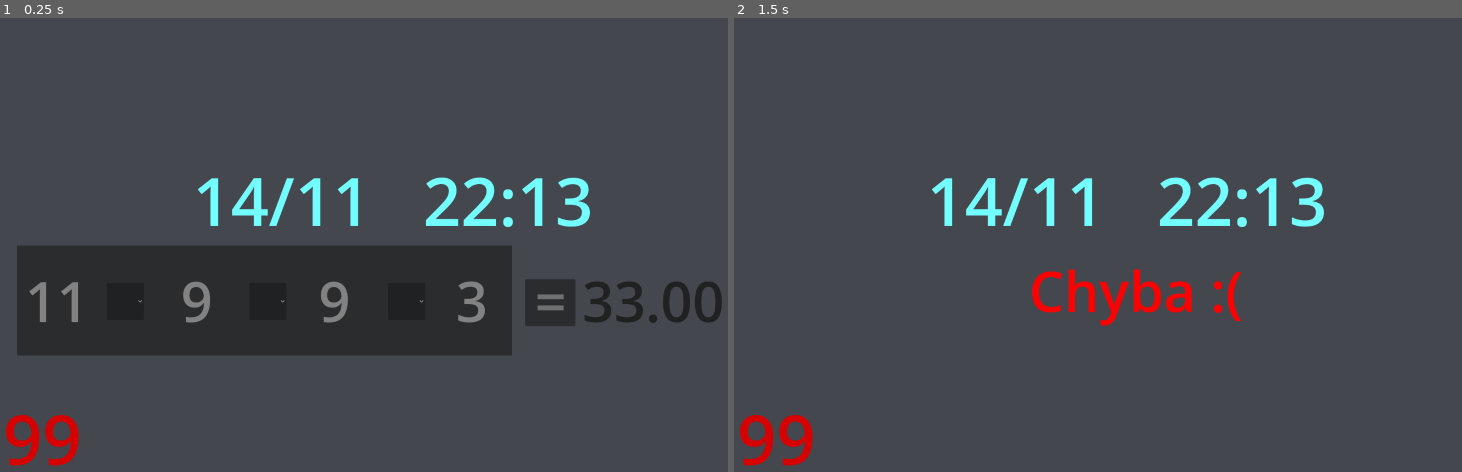
Above: before the commit, frames 1-2 (left to right).
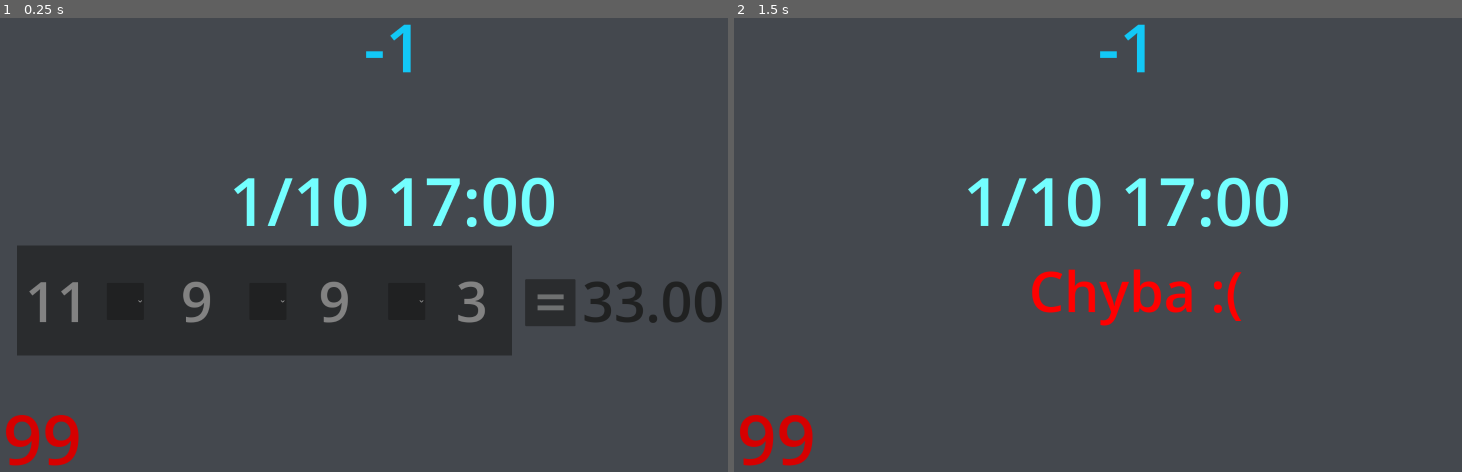
Above: after the commit, the same moments.

Repository: Tabor-Mladych-Matematiku/tmm-tunneling
Game: Godot game, scene res://math.tscn
The game is run twice, just before and just after one commit, with the same random seed, the same clock (stepped at 60 frames per second) and the same inputs. This scene is started directly instead of the project's main scene.
Inputs:
- Up to frame 1 (0.25 s): no input
- Up to frame 2 (1.5 s): click "=" at 0.5 s; tap Enter at 1.25 s

The runs differ from the first frame. In frame 1, 2.4% of the frame differs, in the area x 27-82%, y 1-47%; in frame 2, 2.4%.
Error after the commit: Invalid type in function 'set_text' in base 'Label'. Cannot convert argument 1 from int to String. (res://timer_label.gd:10)

Commit message:
Adduju cursed věci

Diff:
--- a/tunneling-client/calcEngine.gd
+++ b/tunneling-client/calcEngine.gd
@@ -11,14 +11,6 @@
 
 static var maxValue = 12
 
-# Called when the node enters the scene tree for the first time.
-func _ready() -> void:
-	pass # Replace with function body.
-
-
-# Called every frame. 'delta' is the elapsed time since the previous frame.
-func _process(delta: float) -> void:
-	pass
 
 func getExprString(nums, ops) -> String:
 	var s = str(nums[0]) + ".0"
--- a/tunneling-client/math.tscn
+++ b/tunneling-client/math.tscn
@@ -40,31 +40,19 @@
 horizontal_alignment = 1
 vertical_alignment = 1
 
-[node name="FirstNameLabel" type="Label" parent="Panel"]
+[node name="IDLabel" type="Label" parent="Panel"]
 layout_mode = 1
 anchors_preset = 10
 anchor_right = 1.0
-offset_left = 154.0
-offset_top = 19.0
-offset_right = -156.0
-offset_bottom = 273.0
+offset_left = 143.0
+offset_top = 128.0
+offset_right = -167.0
+offset_bottom = 382.0
 grow_horizontal = 2
 theme_override_colors/font_color = Color(0.0705882, 0.784314, 0.964706, 1)
 theme_override_font_sizes/font_size = 180
 theme_override_styles/normal = SubResource("StyleBoxFlat_140jx")
 text = "NAMEPLACEHOLDER"
-horizontal_alignment = 1
-vertical_alignment = 1
-
-[node name="SecondNameLabel" type="Label" parent="Panel"]
-layout_mode = 0
-offset_left = 94.0
-offset_top = 273.0
-offset_right = 2086.0
-offset_bottom = 568.0
-theme_override_colors/font_color = Color(0.0705882, 0.784314, 0.964706, 1)
-theme_override_font_sizes/font_size = 180
-text = "SECONDPLACEHOLDER"
 horizontal_alignment = 1
 vertical_alignment = 1
 
@@ -112,6 +100,7 @@
 expand_icon = true
 item_count = 4
 popup/item_0/text = "+"
+popup/item_0/id = 0
 popup/item_1/text = "-"
 popup/item_1/id = 1
 popup/item_2/text = "*"
@@ -131,6 +120,7 @@
 expand_icon = true
 item_count = 4
 popup/item_0/text = "+"
+popup/item_0/id = 0
 popup/item_1/text = "-"
 popup/item_1/id = 1
 popup/item_2/text = "*"
@@ -150,6 +140,7 @@
 expand_icon = true
 item_count = 4
 popup/item_0/text = "+"
+popup/item_0/id = 0
 popup/item_1/text = "-"
 popup/item_1/id = 1
 popup/item_2/text = "*"
--- a/tunneling-client/networking.gd
+++ b/tunneling-client/networking.gd
@@ -1,16 +1,21 @@
 extends Node
 
-var address = "192.168.0.118:5432"
+var address = "192.168.0.2:8080"
+var http_request
+var login_request
+func _ready():
+	http_request = HTTPRequest.new()
+	add_child(http_request)
+	login_request = HTTPRequest.new()
+	add_child(login_request)
+	login_request.request_completed.connect(loginPlayer)
 
 func sendLoginRequest(id, password):
 	var body = JSON.new().stringify({
  	"user_id": id,
  	"password": password,
 	})
-	var http_request = HTTPRequest.new()
-
-	http_request.request_completed.connect(loginPlayer)
-	http_request.request(address + "/api/game/insert.php", [], HTTPClient.METHOD_POST, body)
+	login_request.request("http://"+address + "/api/user/login.php", [], HTTPClient.METHOD_POST, body)
 
 func print_err(code:int):
 	var ErrLabel = get_tree().get_root().get_node("LoginScreen/Background/LoginContainer/ErrLabel")
@@ -19,14 +24,8 @@
 	elif code == 405:
 		ErrLabel.set_text("TBS našla tvůj tunel! Zkus to později.")
 
-func loginPlayer(result, response_code, headers, body):
+func loginPlayer(_result, response_code, _headers, _body):
 	if response_code == 200:
-
-		var surname = "Jmeno"
-		var firstname = "Prijmeni"
-
-		Player.firstName = firstname
-		Player.lastName = surname
 
 		Player.login_success()
 
@@ -38,7 +37,6 @@
  	"password": password,
 	"success": success
 	})
-	var http_request = HTTPRequest.new()
 
-	http_request.request_completed.connect(loginPlayer)
-	http_request.request(address + "/api/user/login.php", [], HTTPClient.METHOD_POST, body)
+
+	http_request.request(address + "/api/game/insert.php", [], HTTPClient.METHOD_POST, body)
--- a/tunneling-client/player.gd
+++ b/tunneling-client/player.gd
@@ -10,10 +10,12 @@
 var time = timeLimit
 var timerLabel
 var timerReady
-
+var Networking
 # Called when the node enters the scene tree for the first time.
 func _ready() -> void:
-	pass # Replace with function body.
+	Networking = get_node("/root/Networking")
+	print(Networking.name)
+
 
 
 # Called every frame. 'delta' is the elapsed time since the previous frame.
@@ -27,6 +29,7 @@
 func login(ID: int, passWord: String):
 	id = ID
 	password = passWord
+
 	Networking.sendLoginRequest(ID, passWord)
 	CalcEngine.generateNew()
 
--- a/tunneling-client/project.godot
+++ b/tunneling-client/project.godot
@@ -12,7 +12,7 @@
 
 config/name="Tunneling client"
 run/main_scene="res://main.tscn"
-config/features=PackedStringArray("4.3", "Forward Plus")
+config/features=PackedStringArray("4.2", "Forward Plus")
 config/icon="res://icon.svg"
 
 [autoload]
@@ -28,3 +28,7 @@
 window/size/mode=3
 window/stretch/mode="viewport"
 window/stretch/aspect="expand"
+
+[dotnet]
+
+project/assembly_name="Tunneling client"
--- a/tunneling-client/timer_label.gd
+++ b/tunneling-client/timer_label.gd
@@ -1,15 +1,13 @@
 extends Label
 
-@onready var nameLabel = get_node("../FirstNameLabel")
-@onready var surnameLabel = get_node("../SecondNameLabel")
+@onready var nameLabel = get_node("../IDLabel")
 @onready var timeLabel = get_node("../TimeLabel")
 
 # Called when the node enters the scene tree for the first time.
 func _ready() -> void:
 	Player._setTimerReady()
 
-	nameLabel.set_text(Player.firstName)
-	surnameLabel.set_text(Player.lastName)
+	nameLabel.set_text(Player.id)
 
 	var timeDict = Time.get_datetime_dict_from_system()
 	var minute = ""
Not shown, added: tunneling-client/bin/export_presets.cfg
Not shown, added: tunneling-client/bin/Tunneling client.pck
Not shown, added: tunneling-client/bin/Tunneling client.sh
Not shown, added: tunneling-client/bin/Tunneling client.x86_64
